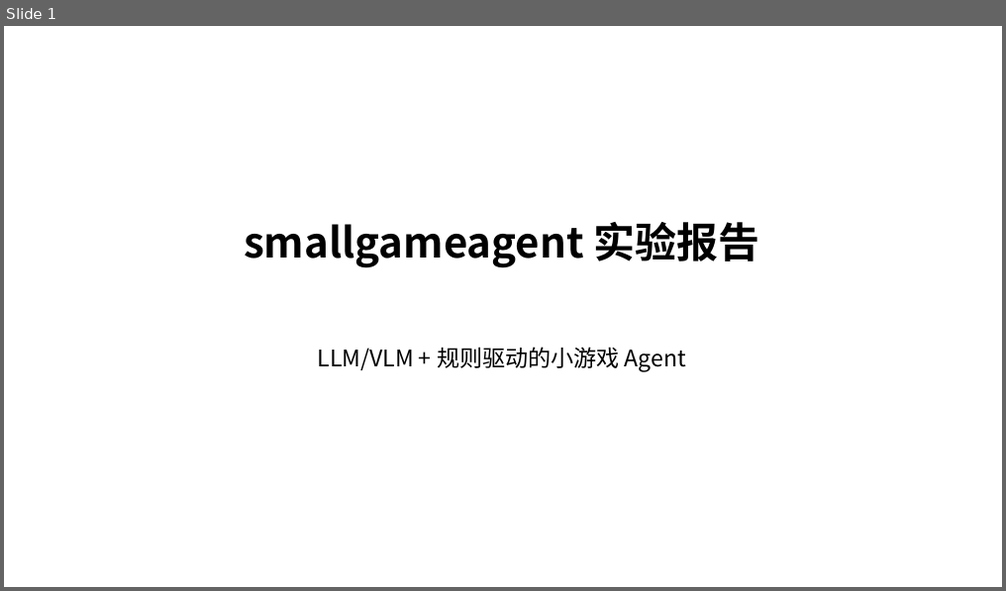
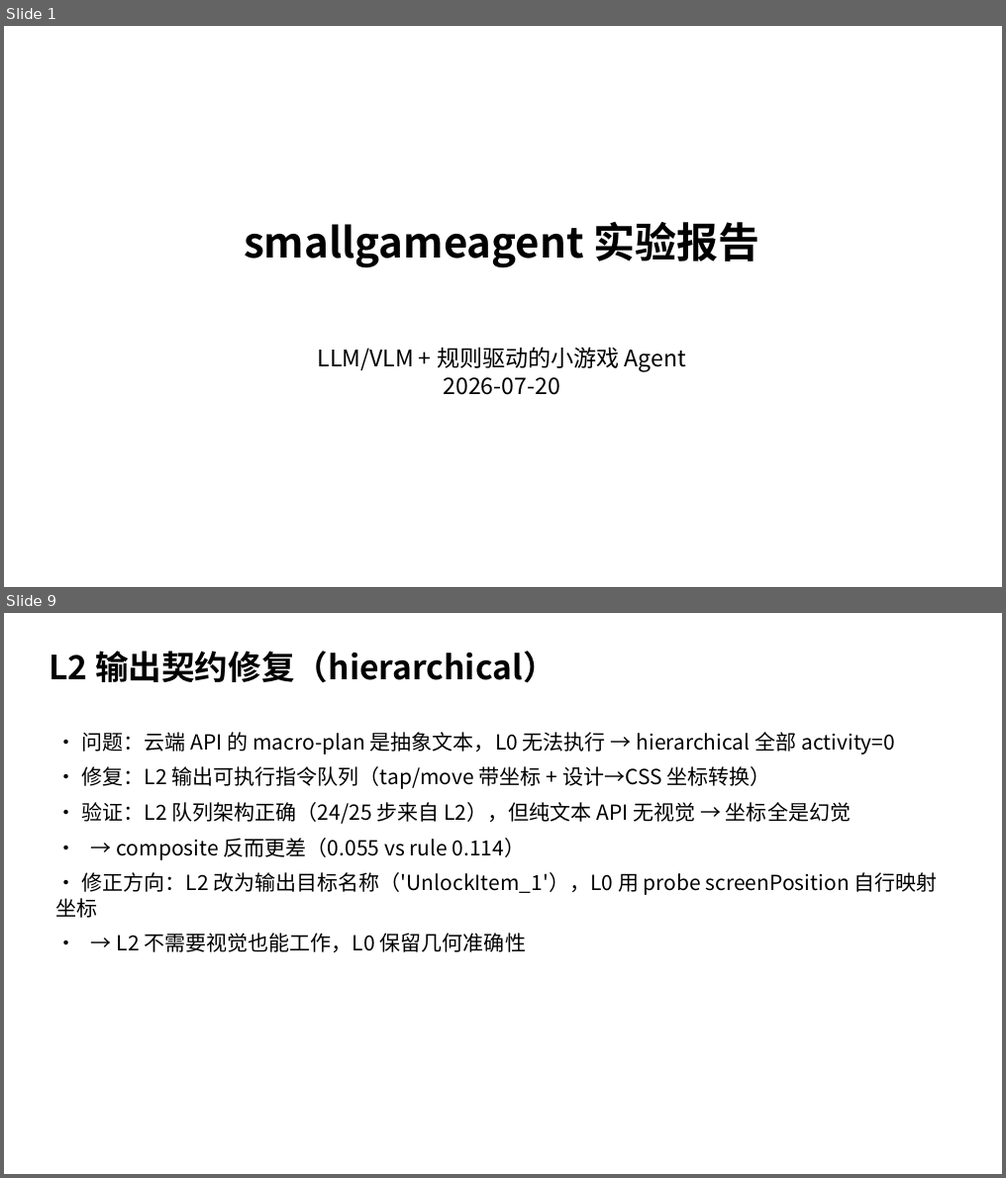
Before and after one commit to tzhazuma/smallgameagent, a slide deck: reports/smallgameagent_report.pptx. Shown one above the other, each under a label of ours: slide 1 before the commit, slides 1 and 9 after it; the slides between them are not shown. The pictures are 1006x591 and 1006x1178 pixels, drawn with LibreOffice and Linux fonts; fonts in the diff are those of the drawing. Boxes give left, top, right and bottom in pixels: in the first picture for what was removed or moved away, otherwise in the second. Text is boxed around its words. In the diff, an @@ line names an element or a change of style, - is before the commit and + after.

Commit message:
feat: rewrite PPT with accurate latest experiment results (visual-verified)
- Rewrote write_pptx() from hardcoded outdated content to accurate 11-slide presentation:
  1. Title + date
  2. One-page conclusions (multi-bus + memory readback = 0.300)
  3. Agent architecture (L0 rule + AgentBus + StrategyMemory + HierarchicalPlanner)
  4. Memory readback A/B table (0.150→0.300, wm_violations 3→0)
  5. Full game matrix table (108 runs, per-game per-mode composite)
  6. Game type classification (7A joystick + 15B tap-to-move, 8/15 B reach 0.300)
  7. Cloud API vs local VLM comparison table
  8. Key fixes (probe completion false-positive, rubric tap counting, generic fallback)
  9. L2 output contract fix + honest analysis (text-only API hallucinates coords)
  10. Training data table (24,496 samples = 15,083 + 9,413)
  11. Next steps (L2 v2 target-name approach, VLM for tap-only games, ssh5090 QLoRA)
- Visual inspection: all 11 slides verified via LibreOffice→PDF→PNG, content accurate, layout clean.
- PDF/PPT regenerated and copied to Windows Downloads.

```diff
--- a/reports/smallgameagent_report.pptx
+++ b/reports/smallgameagent_report.pptx
@@ slide 9 added at [4, 613, 1002, 1174], background #FFFFFF @@
@@ text added at [49, 651, 555, 683], 32 pt, text #000000, bold @@
+L2 输出契约修复（hierarchical）
@@ text added at [56, 732, 938, 953], 20 pt, text #000000 @@
+• 问题：云端 API 的 macro-plan 是抽象文本，L0 无法执行 → hierarchical 全部 activity=0
+• 修复：L2 输出可执行指令队列（tap/move 带坐标 + 设计→CSS 坐标转换）
+• 验证：L2 队列架构正确（24/25 步来自 L2），但纯文本 API 无视觉 → 坐标全是幻觉
+• → composite 反而更差（0.055 vs rule 0.114）
+• 修正方向：L2 改为输出目标名称（'UnlockItem_1'），L0 用 probe screenPosition 自行映射坐标
+• → L2 不需要视觉也能工作，L0 保留几何准确性
@@ slide 1 changed as well @@
@@ text at [318, 347, 686, 395]: text changed @@
-LLM/VLM + 规则驱动的小游戏 Agent
+LLM/VLM + 规则驱动的小游戏 Agent
+2026-07-20
```
Also in this commit, not shown: 2 other slides changed, 7 other slides added, 8 slides removed, 2 other files.
